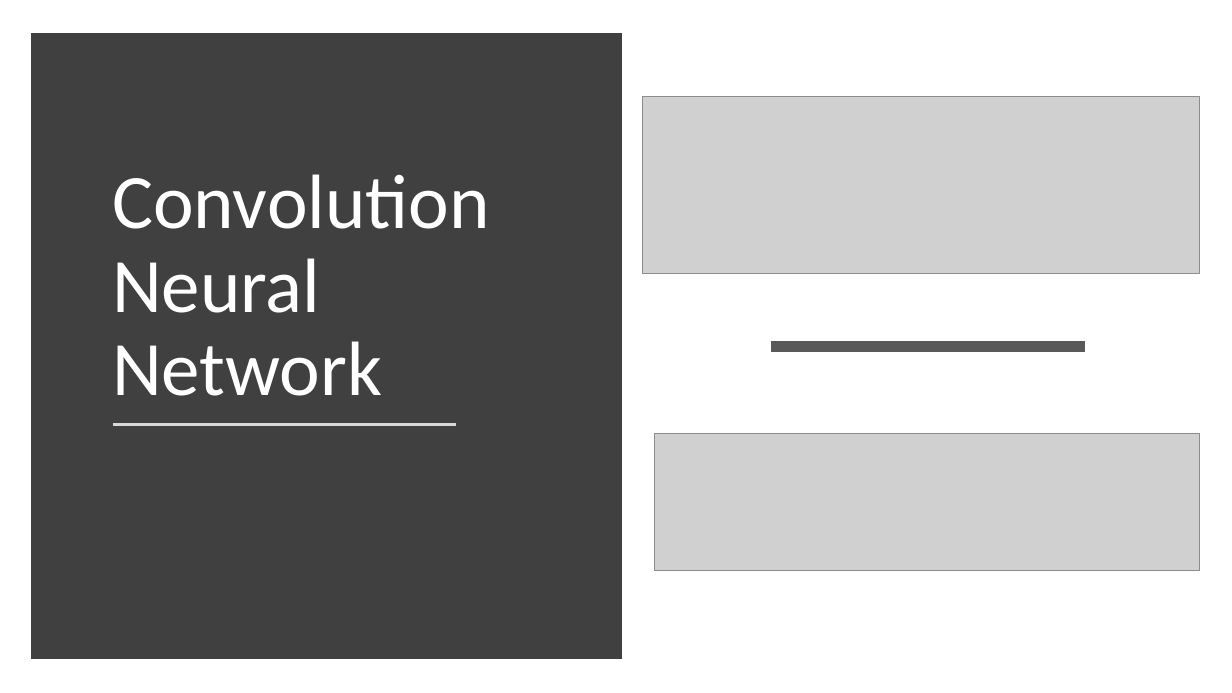
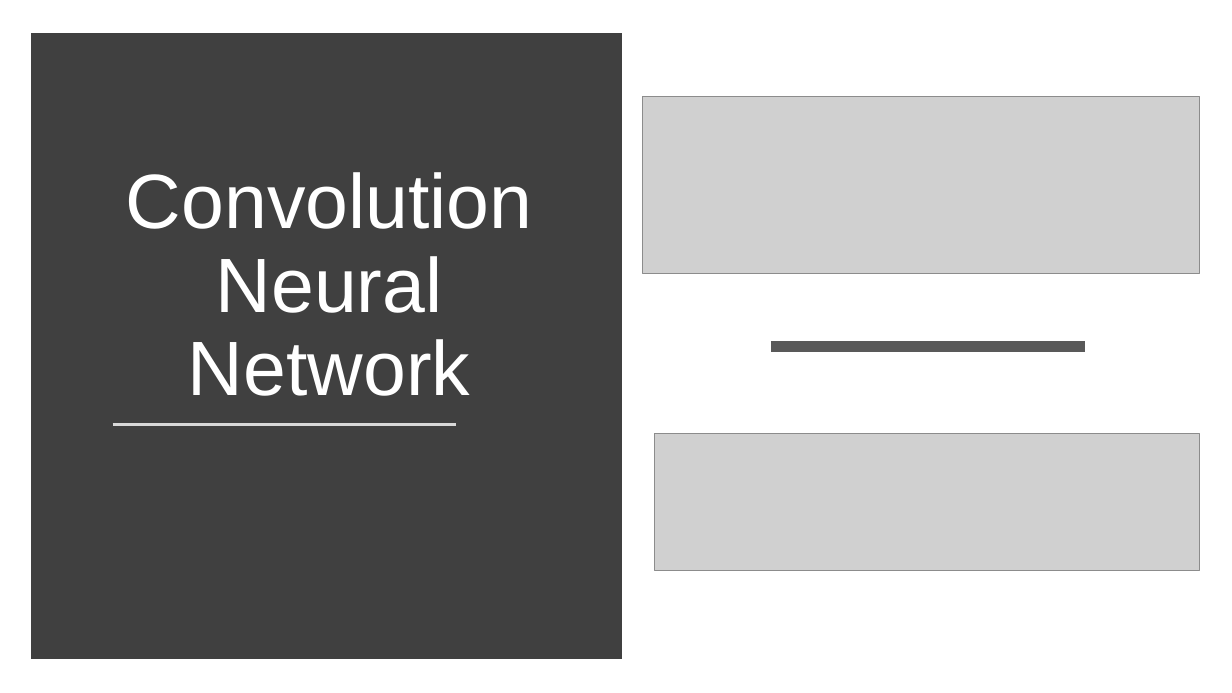
Before and after one commit to evazhang720/Final-Group-8, a slide deck: slide 8 of Final-Group-Presentation/ML2 - Final Project-Slice.pptx (slide 6 before the commit). Drawn at 1232x693 pixels with LibreOffice and Linux fonts; fonts in the diff are those of the drawing; grey boxes stand for pictures. Boxes give left, top, right and bottom in pixels: in the first picture for what was removed or moved away, otherwise in the second. Text is boxed around its words. In the diff, an @@ line names an element or a change of style, - is before the commit and + after.

```diff
--- a/Final-Group-Presentation/ML2 - Final Project-Slice.pptx
+++ b/Final-Group-Presentation/ML2 - Final Project-Slice.pptx
@@ title "Convolution Neural Network": place and size @@
-title "Convolution Neural Network" at [112,174,490,396]
+title "Convolution Neural Network" at [126,172,533,396]
@@ title "Convolution Neural Network" at [126,172,533,396]: font Calibri to Arial; alignment left to centre @@
```
Also in this commit, not shown: 8 other slides changed, 5 slides added, 2 slides removed.
